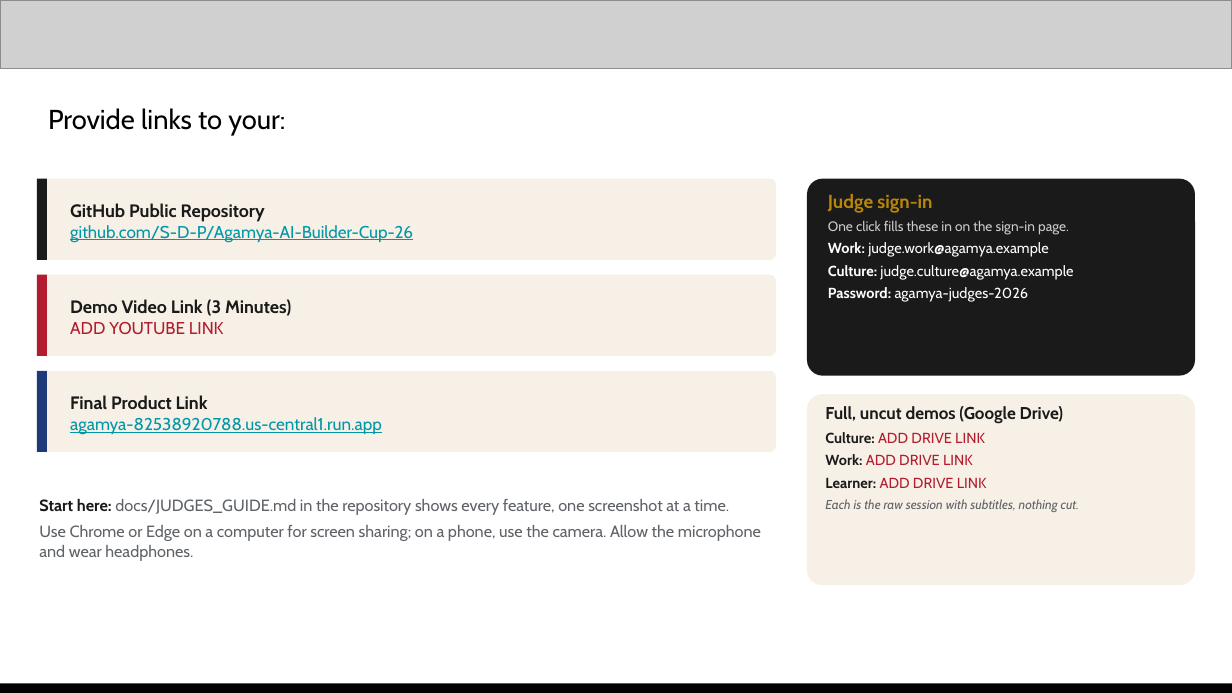
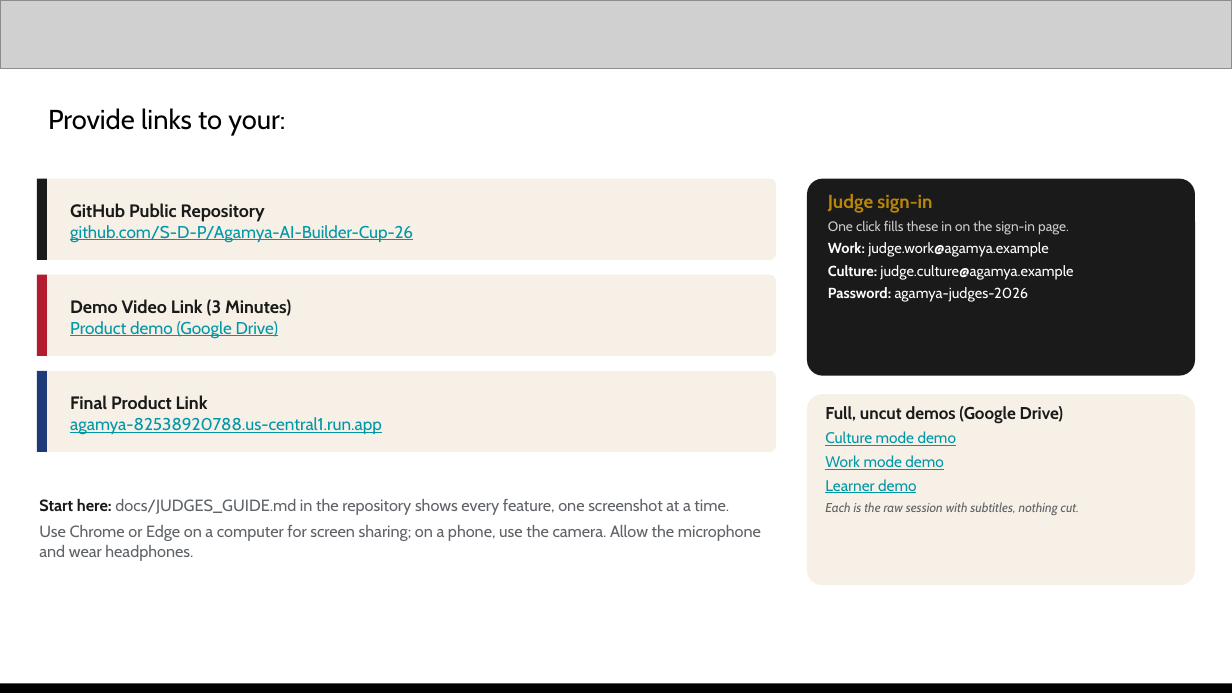
Before and after one commit to S-D-P/Agamya-AI-Builder-Cup-26, a slide deck: slide 13 of docs/submission/Agamya-Submission-Deck.pptx. Drawn at 1232x693 pixels with LibreOffice and Linux fonts; fonts in the diff are those of the drawing; grey boxes stand for pictures. Boxes give left, top, right and bottom in pixels: in the first picture for what was removed or moved away, otherwise in the second. Text is boxed around its words. In the diff, an @@ line names an element or a change of style, - is before the commit and + after.

```diff
--- a/docs/submission/Agamya-Submission-Deck.pptx
+++ b/docs/submission/Agamya-Submission-Deck.pptx
@@ text at [70, 321, 278, 339]: text changed; text colour #B31B2E to #0097A7 @@
-ADD YOUTUBE LINK
+Product demo (Google Drive)
@@ text at [825, 431, 956, 493]: text changed; size 8.5 to 9 pt; text colour #B31B2E to #0097A7 @@
-Culture: ADD DRIVE LINK
-Work: ADD DRIVE LINK
-Learner: ADD DRIVE LINK
+Culture mode demo
+Work mode demo
+Learner demo
```
Also in this commit, not shown: 7 other files.
